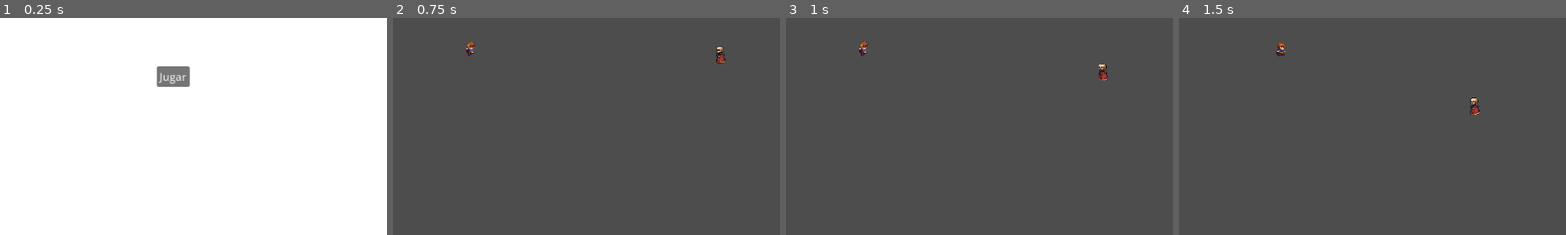
Above: before the commit, frames 1-4 (left to right).
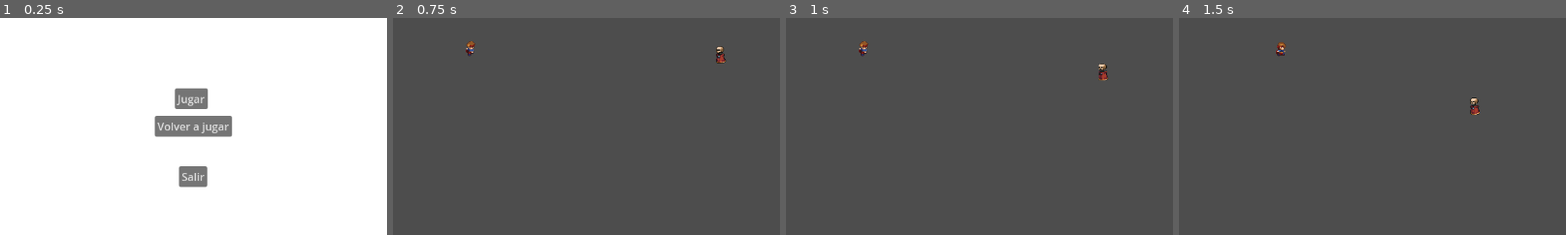
Above: after the commit, the same moments.

Repository: FacundoTupacMM/tpmotores
Game: Godot game, scene res://Escenas/main.tscn
Same seed, same stepped clock (60 frames per second), same inputs: the game is played once before the commit and once after it. The project has no main scene, so this scene is started directly.
Inputs:
- Up to frame 1 (0.25 s): no input
- Up to frame 2 (0.75 s): click "Jugar" at 0.5 s
- Up to frame 3 (1 s): no input
- Up to frame 4 (1.5 s): hold Right (ui_right) from 1.28 s (still down)
The pictures show only the part of the screen within x 28-78%, y 21-71%; the shares and areas given below are measured in that part.

The runs differ from the first frame. In frame 1, 4.4% of the frame differs, in the area x 39-61%, y 22-79%; in frame 2, nothing differs; in frame 3, nothing differs; in frame 4, nothing differs.

Commit message:
Update menu a medio hacer

Diff:
--- a/tpmotores_scipioni_martinez/Escenas/menu.tscn
+++ b/tpmotores_scipioni_martinez/Escenas/menu.tscn
@@ -10,10 +10,26 @@
 offset_bottom = 648.0
 
 [node name="Jugar" type="Button" parent="."]
-offset_left = 556.0
-offset_top = 206.0
-offset_right = 605.0
-offset_bottom = 237.0
+offset_left = 583.0
+offset_top = 239.0
+offset_right = 632.0
+offset_bottom = 270.0
 text = "Jugar"
 
+[node name="Salir" type="Button" parent="."]
+offset_left = 589.0
+offset_top = 355.0
+offset_right = 631.0
+offset_bottom = 386.0
+text = "Salir"
+
+[node name="Rejugar" type="Button" parent="."]
+offset_left = 553.0
+offset_top = 280.0
+offset_right = 668.0
+offset_bottom = 311.0
+text = "Volver a jugar"
+
 [connection signal="pressed" from="Jugar" to="." method="_on_jugar_pressed"]
+[connection signal="pressed" from="Salir" to="." method="_on_salir_pressed"]
+[connection signal="pressed" from="Rejugar" to="." method="_on_rejugar_pressed"]
--- a/tpmotores_scipioni_martinez/Scripts/menu.gd
+++ b/tpmotores_scipioni_martinez/Scripts/menu.gd
@@ -1,7 +1,17 @@
 extends Node2D
 
 signal jugar
+signal salir
+signal rejugar
 
 func _on_jugar_pressed():
 	emit_signal("jugar")
 	pass
+
+func _on_salir_pressed():
+	emit_signal("salir")
+	pass
+
+func _on_rejugar_pressed():
+	emit_signal("rejugar")
+	pass
